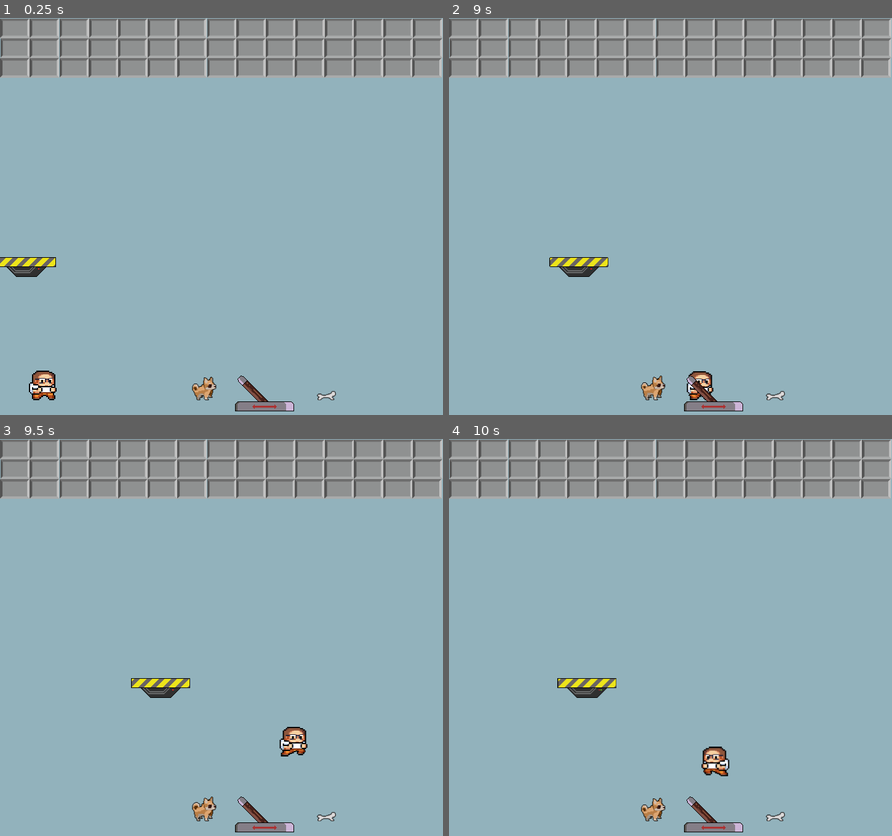
Above: before the commit, frames 1-4 (two rows, left to right).
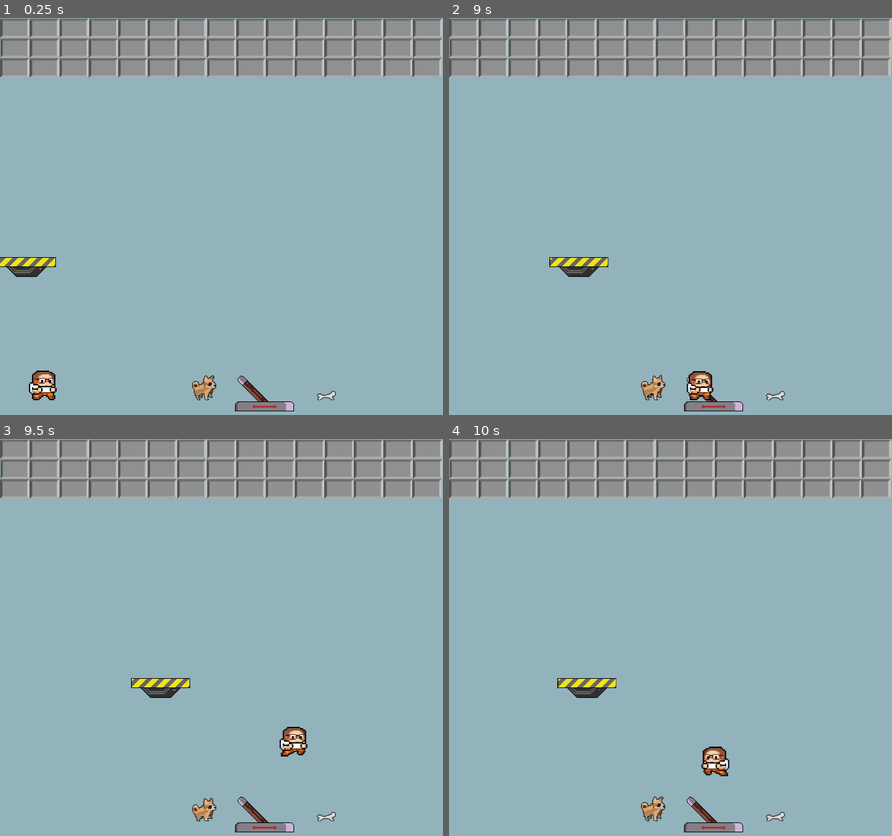
Above: after the commit, the same moments.

Repository: SRWGShinyo/The-Lever
Game: Godot game, scene res://scenes/Level2.tscn
Two runs of this game, one before a commit and one after it. Both use one fixed random seed, a clock stepped at 60 frames per second and the inputs below. This scene is started directly instead of the project's main scene.
Inputs (mouse positions are in pixels of both pictures, inside the frame that each line leads up to):
- Up to frame 1 (0.25 s): no input
- Up to frame 2 (9 s): move the mouse to (714, 383) at 0.52 s; hold Right (PLAYER_RIGHT) 0.53-2.03 s; click (714, 383) at 0.67 s; tap Space (PLAYER_JUMP) at 0.77, 1.52, 3.02, 3.77, 4.52, 6.02, 6.77, 7.52 s; move the mouse to (652, 387) at 1.27 s; click (652, 387) at 1.42 s; move the mouse to (776, 395) at 2.02 s; hold Left (PLAYER_LEFT) 2.03-2.78 s; click (776, 395) at 2.17 s; move the mouse to (648, 327) at 2.77 s; hold Right (PLAYER_RIGHT) 2.78-4.28 s; click (648, 327) at 2.92 s; move the mouse to (803, 307) at 3.52 s; move the mouse to (537, 172) at 4.27 s; hold Left (PLAYER_LEFT) 4.28-5.03 s; move the mouse to (692, 240) at 5.02 s; hold Right (PLAYER_RIGHT) 5.03-5.78 s; click (692, 240) at 5.17 s; move the mouse to (604, 129) at 5.77 s; hold Left (PLAYER_LEFT) 5.78-7.28 s; move the mouse to (767, 216) at 6.52 s; move the mouse to (581, 260) at 7.27 s; hold Right (PLAYER_RIGHT) from 7.28 s (still down); click (581, 260) at 7.42 s; move the mouse to (714, 141) at 8.02 s; move the mouse to (648, 327) at 8.77 s
- Up to frame 3 (9.5 s): keep holding Right (PLAYER_RIGHT); tap Space (PLAYER_JUMP) at 9.02 s
- Up to frame 4 (10 s): move the mouse to (803, 728) at 9.52 s; release Right (PLAYER_RIGHT) at 9.53 s; hold Left (PLAYER_LEFT) from 9.53 s (still down); click (803, 728) at 9.67 s; tap Space (PLAYER_JUMP) at 9.77 s

The runs differ from the first frame. In frame 1, 0.2% of the frame differs, in the area x 8-49%, y 63-97%; in frame 2, 0.2%, in the area x 22-60%, y 60-97%; in frame 3, 0.1%; in frame 4, 0.2%.

Commit message:
Add rails to level 2

Diff:
--- a/scenes/Level2.tscn
+++ b/scenes/Level2.tscn
@@ -1,15 +1,15 @@
 [gd_scene load_steps=13 format=2]
 
 [ext_resource path="res://scenes/Level1.gd" type="Script" id=1]
-[ext_resource path="res://Objects/Floor.tscn" type="PackedScene" id=2]
-[ext_resource path="res://Objects/Player.tscn" type="PackedScene" id=3]
+[ext_resource path="res://Objects/Rail.tscn" type="PackedScene" id=2]
+[ext_resource path="res://Objects/Floor.tscn" type="PackedScene" id=3]
 [ext_resource path="res://Objects/Lever.tscn" type="PackedScene" id=4]
 [ext_resource path="res://Objects/Platform.tscn" type="PackedScene" id=5]
 [ext_resource path="res://Objects/Dog.tscn" type="PackedScene" id=6]
 [ext_resource path="res://Objects/Clickable.tscn" type="PackedScene" id=7]
 [ext_resource path="res://resources/sprites/os.png" type="Texture" id=8]
-[ext_resource path="res://Objects/Rail.tscn" type="PackedScene" id=9]
-[ext_resource path="res://Objects/Roof.tscn" type="PackedScene" id=10]
+[ext_resource path="res://Objects/Roof.tscn" type="PackedScene" id=9]
+[ext_resource path="res://Objects/Player.tscn" type="PackedScene" id=10]
 
 [sub_resource type="RectangleShape2D" id=5]
 extents = Vector2( 20.0851, 19.7614 )
@@ -20,17 +20,37 @@
 [node name="Level2Root" type="Node2D"]
 script = ExtResource( 1 )
 
-[node name="Floor" parent="." instance=ExtResource( 2 )]
+[node name="Rails" type="Node2D" parent="."]
+editor/display_folded = true
 
-[node name="Player" parent="." instance=ExtResource( 3 )]
-position = Vector2( 70, 600 )
+[node name="Rail" parent="Rails" instance=ExtResource( 2 )]
+editor/display_folded = true
+position = Vector2( 282.639, 501.501 )
+
+[node name="Sprite" parent="Rails/Rail" index="0"]
+region_rect = Rect2( -20.25, 0, 8.14, 62.32 )
+
+[node name="Rail2" parent="Rails" instance=ExtResource( 2 )]
+editor/display_folded = true
+position = Vector2( 159.383, 404.672 )
+rotation = 1.5708
+
+[node name="Sprite" parent="Rails/Rail2" index="0"]
+region_rect = Rect2( -20.25, 0, 8.8, 84.64 )
+
+[node name="Floor" parent="." instance=ExtResource( 3 )]
 
 [node name="Lever" parent="." instance=ExtResource( 4 )]
 position = Vector2( 430, 590 )
 
 [node name="Platform" parent="." instance=ExtResource( 5 )]
+position = Vector2( 43.0003, 404.003 )
+
+[node name="Path2D" parent="Platform" index="0"]
 editor/display_folded = true
-position = Vector2( 43.0003, 404.003 )
+
+[node name="AnimatedSprite" parent="Platform/Path2D/PathFollow2D" index="0"]
+frame = 3
 
 [node name="Dog" parent="." instance=ExtResource( 6 )]
 editor/display_folded = true
@@ -38,6 +58,9 @@
 
 [node name="Clickable" parent="Dog" index="0"]
 script = null
+
+[node name="AnimatedSprite" parent="Dog/Clickable/ClickableArea" index="1"]
+frame = 4
 
 [node name="CollisionShape2D" parent="Dog/Clickable/ClickableArea" index="2"]
 position = Vector2( 1.10416, 4.23267 )
@@ -57,13 +80,15 @@
 position = Vector2( 0, 8.69623 )
 shape = SubResource( 3 )
 
-[node name="Rails" type="Node2D" parent="."]
+[node name="Roof" parent="." instance=ExtResource( 9 )]
 
-[node name="Rail" parent="Rails" instance=ExtResource( 9 )]
-position = Vector2( 282.152, 563.436 )
+[node name="Player" parent="." instance=ExtResource( 10 )]
+position = Vector2( 70, 600 )
+[connection signal="clicked" from="Lever" to="." method="_on_Lever_clicked"]
 
-[node name="Roof" parent="." instance=ExtResource( 10 )]
-[connection signal="clicked" from="Lever" to="." method="_on_Lever_clicked"]
+[editable path="Rails/Rail"]
+
+[editable path="Rails/Rail2"]
 
 [editable path="Platform"]
 
